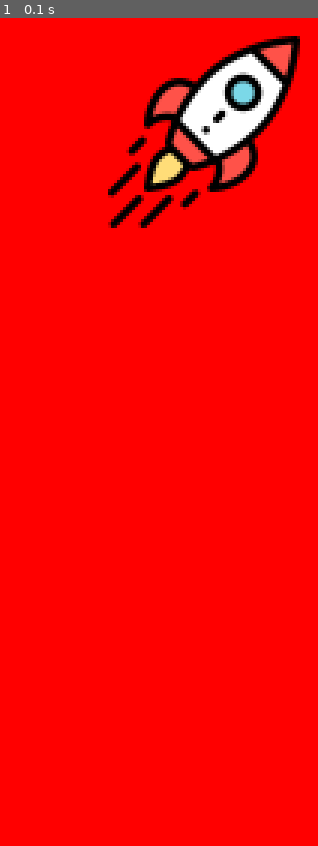
Above: before the commit, frame 1.
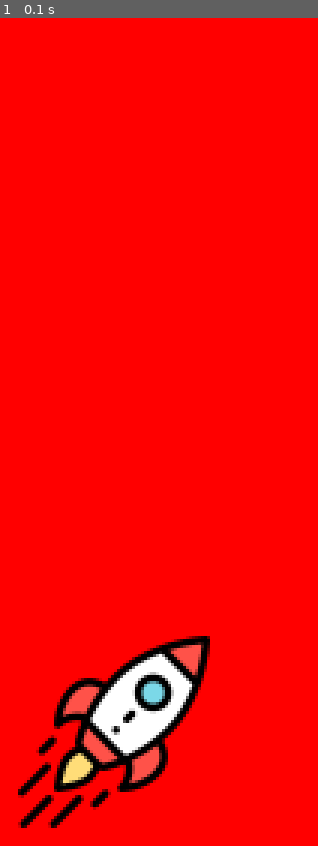
Above: after the commit, the same moment.

Repository: mamahmoud/test_pygame
Game: pygame game, started from test_1.py
The game is run twice, just before and just after one commit, with the same random seed, the same clock (stepped at 60 frames per second) and the same inputs.
Inputs:
- Up to frame 1 (0.1 s): no input

The runs differ from the first frame. In frame 1, 13% of the frame differs, in the area x 5-95%, y 2-98%.

Commit message:
adjusting player location

Diff:
--- a/test_1.py
+++ b/test_1.py
@@ -28,6 +28,6 @@
         # change color
         screen1.fill((255, 0, 0))
         # draw player
-        draw_player(screen1, img, 400, 300)
+        draw_player(screen1, img, 370, 500)
         # update animation
         pygame.display.update()
